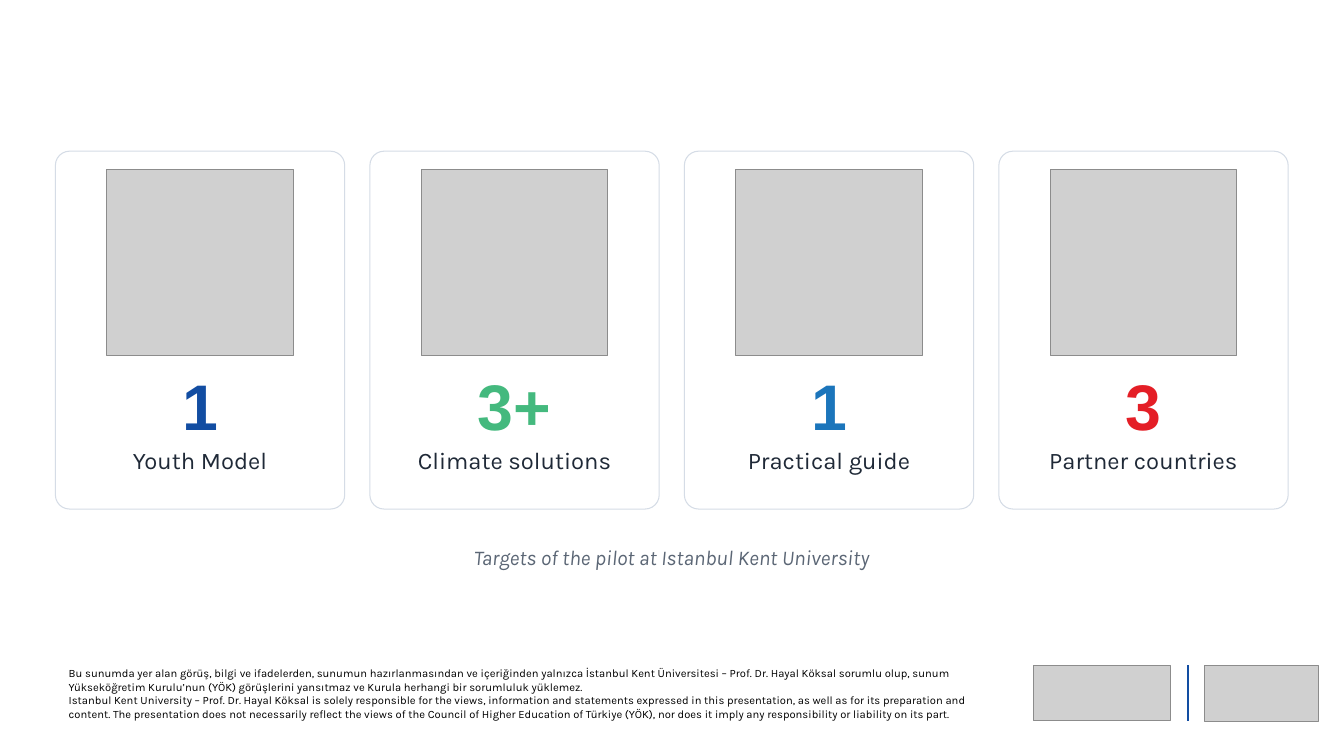
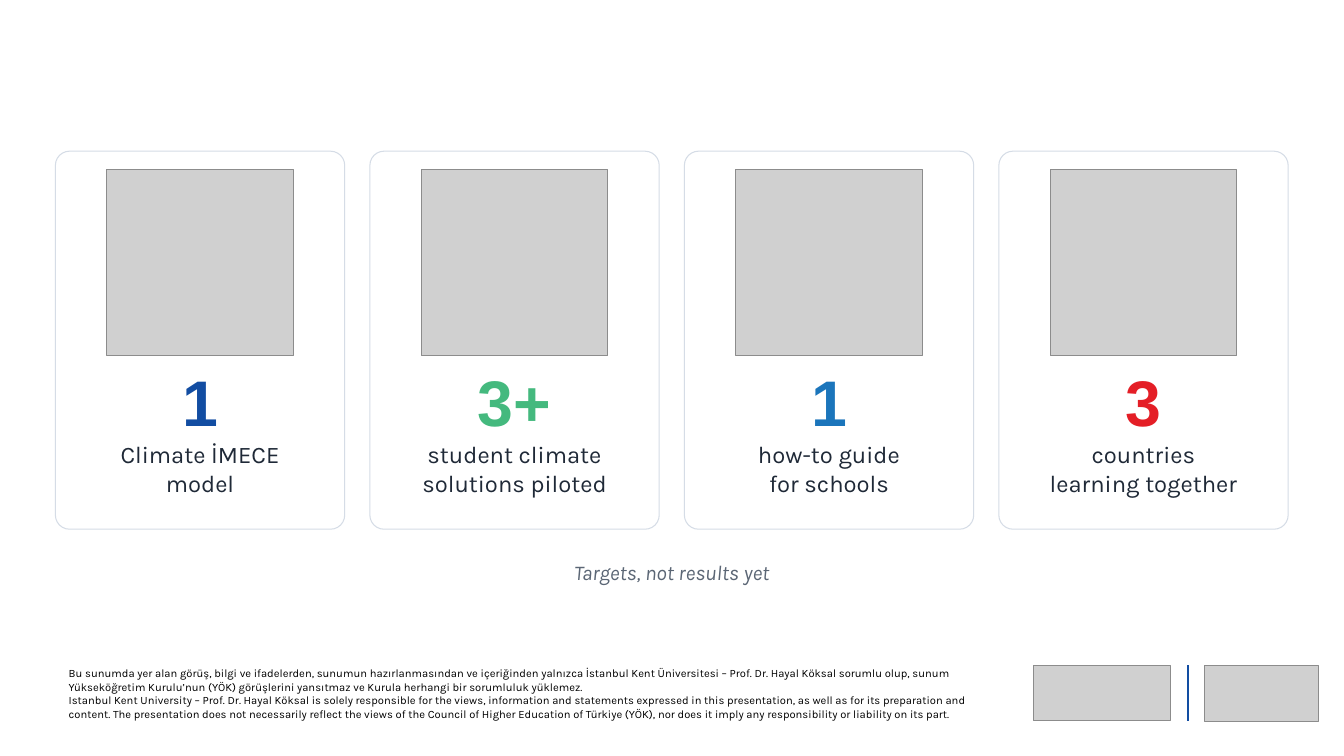
Before and after one commit to newtonsgrandson/cop-31-hayal-koksal, a slide deck: slide 4 of dijital_ekran/COP31_Climate_IMECE_Digital_Screen_EN.pptx. Drawn at 1344x756 pixels with LibreOffice and Linux fonts; fonts in the diff are those of the drawing; grey boxes stand for pictures; background and template pictures are left out. Boxes give left, top, right and bottom in pixels: in the first picture for what was removed or moved away, otherwise in the second. Text is boxed around its words. In the diff, an @@ line names an element or a change of style, - is before the commit and + after.

```diff
--- a/dijital_ekran/COP31_Climate_IMECE_Digital_Screen_EN.pptx
+++ b/dijital_ekran/COP31_Climate_IMECE_Digital_Screen_EN.pptx
@@ rounded rectangle "1": place and size @@
-rounded rectangle "1" at [55, 151, 345, 509]
+rounded rectangle "1" at [55, 151, 345, 529]
@@ rounded rectangle "3+": place and size @@
-rounded rectangle "3+" at [370, 151, 659, 509]
+rounded rectangle "3+" at [370, 151, 659, 529]
@@ rounded rectangle "1": place and size @@
-rounded rectangle "1" at [685, 151, 974, 509]
+rounded rectangle "1" at [685, 151, 974, 529]
@@ rounded rectangle "3": place and size @@
-rounded rectangle "3" at [999, 151, 1289, 509]
+rounded rectangle "3" at [999, 151, 1289, 529]
@@ text in rounded rectangle at [182, 381, 218, 426]: less space between paragraphs @@
@@ text in rounded rectangle at [478, 381, 551, 427]: less space between paragraphs @@
@@ text in rounded rectangle at [811, 381, 847, 426]: less space between paragraphs @@
@@ text in rounded rectangle at [1126, 381, 1162, 427]: less space between paragraphs @@
@@ text in rounded rectangle at [121, 443, 279, 493]: text changed @@
-Youth Model
+Climate İMECE
+model
@@ text in rounded rectangle at [422, 446, 607, 498]: text changed @@
-Climate solutions
+student climate
+solutions piloted
@@ text in rounded rectangle at [758, 446, 900, 493]: text changed @@
-Practical guide
+how-to guide
+for schools
@@ text in rounded rectangle at [1050, 447, 1237, 498]: text changed @@
-Partner countries
+countries
+learning together
@@ text at [574, 565, 769, 585]: text changed @@
-Targets of the pilot at Istanbul Kent University
+Targets, not results yet
```
Also in this commit, not shown: 3 other slides changed, 18 other files.
